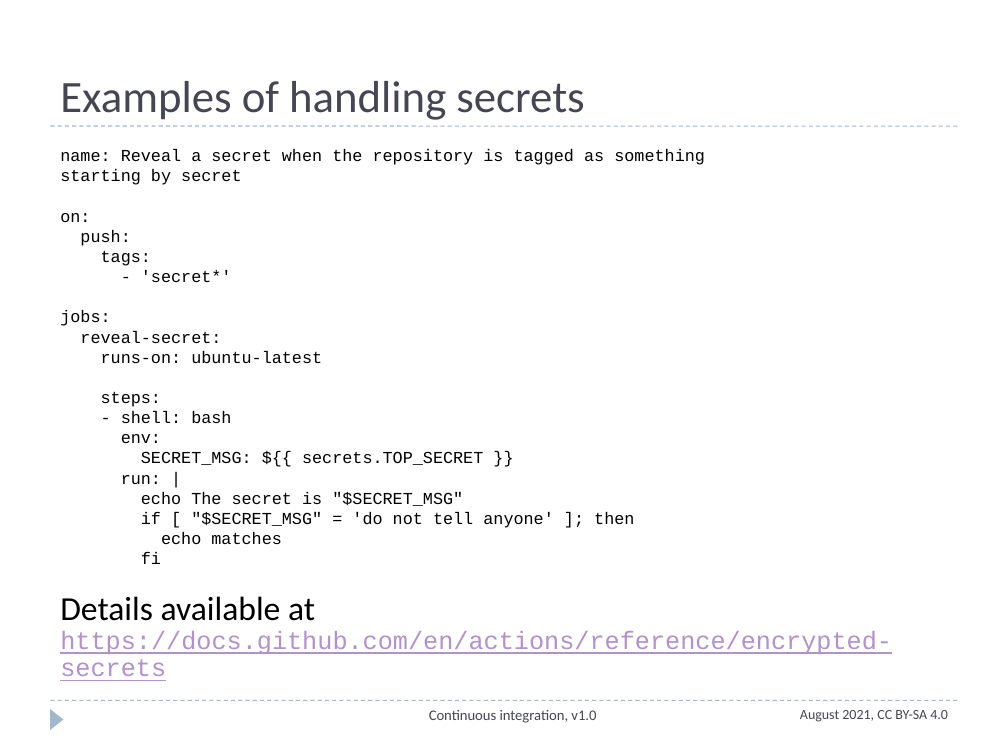
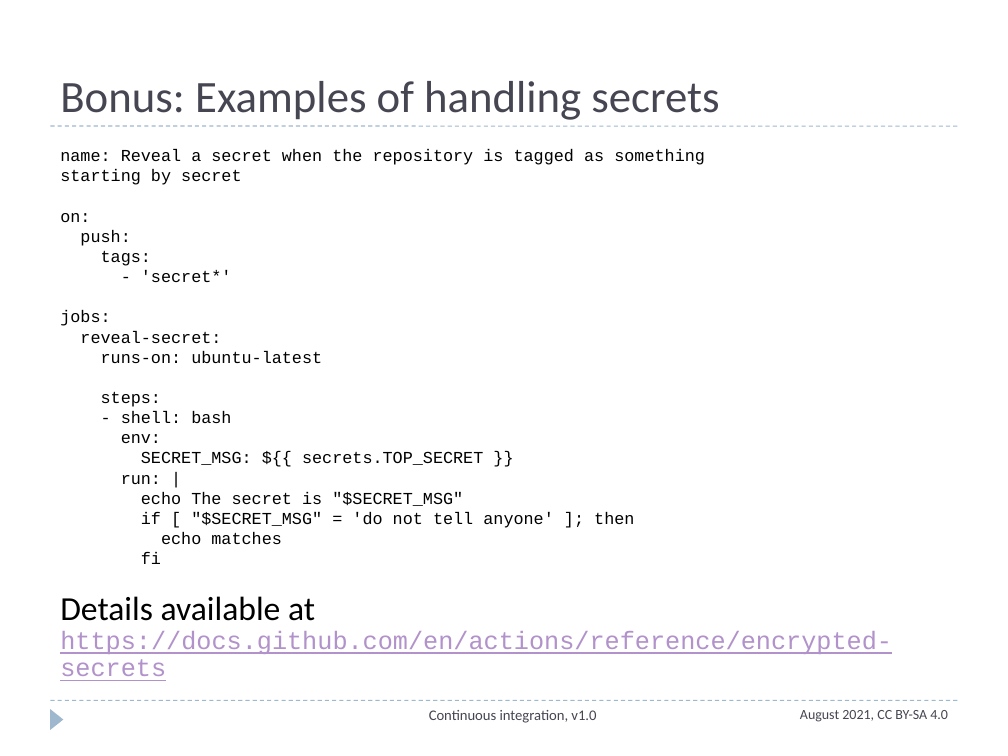
Before and after one commit to ASPP/testing_debugging_profiling, a slide deck: slide 23 of continuous_integration.pptx (slide 21 before the commit). Drawn at 1008x756 pixels with LibreOffice and Linux fonts; fonts in the diff are those of the drawing. Boxes give left, top, right and bottom in pixels: in the first picture for what was removed or moved away, otherwise in the second. Text is boxed around its words. In the diff, an @@ line names an element or a change of style, - is before the commit and + after.

```diff
--- a/continuous_integration.pptx
+++ b/continuous_integration.pptx
@@ title at (x1=60, y1=81, x2=719, y2=120): text changed @@
-Examples of handling secrets
+Bonus: Examples of handling secrets
```
Also in this commit, not shown: 2 other slides changed, 1 other file.
